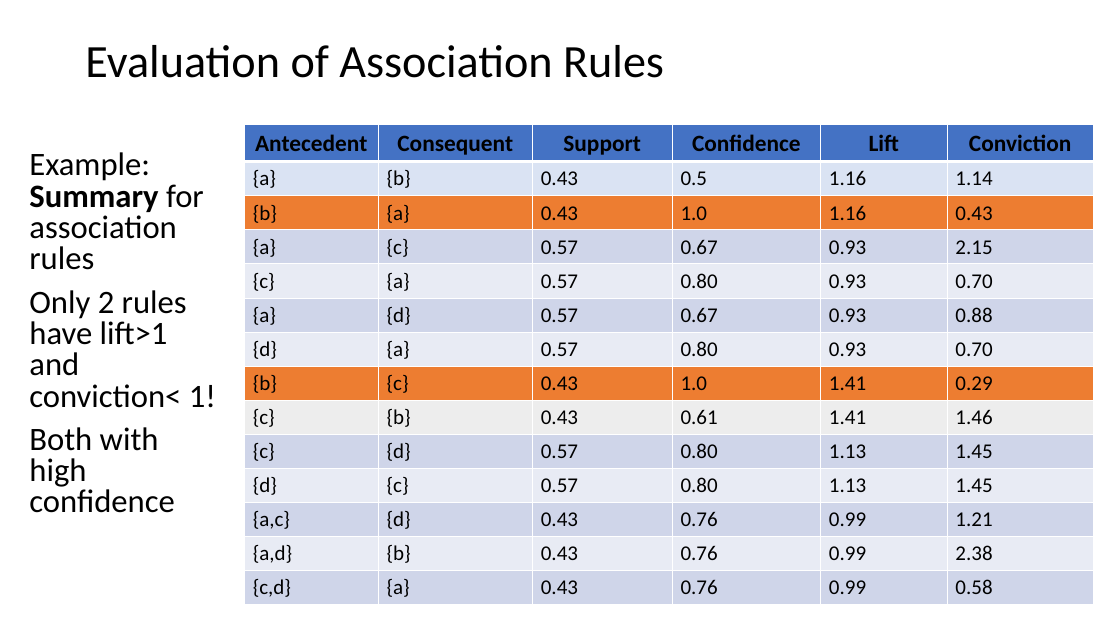
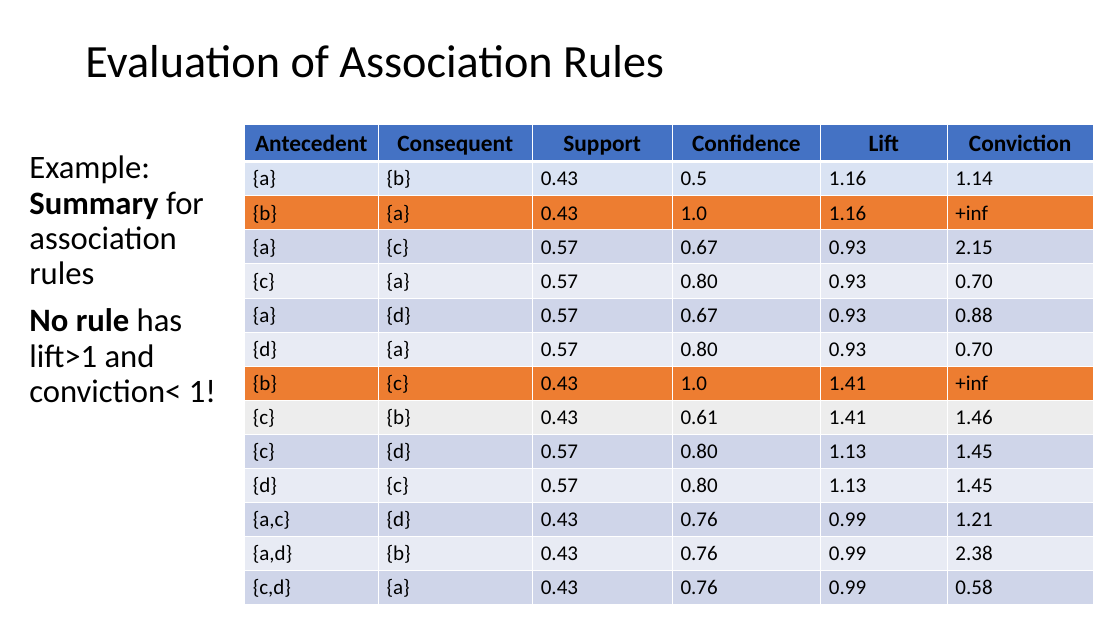
Before and after one commit to StephenElston/CSCI-E-108, a slide deck: slide 28 of slides/11_AssociationsFrequentItems.pptx. Drawn at 1120x630 pixels with LibreOffice and Linux fonts; fonts in the diff are those of the drawing. Boxes give left, top, right and bottom in pixels: in the first picture for what was removed or moved away, otherwise in the second. Text is boxed around its words. In the diff, an @@ line names an element or a change of style, - is before the commit and + after.

Commit message:
Corrected error on condifence slide and updated evaluation example.

```diff
--- a/slides/11_AssociationsFrequentItems.pptx
+++ b/slides/11_AssociationsFrequentItems.pptx
@@ table at (245,125,1094,605) @@
-row 3, column 6: 0.43
+row 3, column 6: +inf
-row 8, column 6: 0.29
+row 8, column 6: +inf
@@ text at (29,155,204,285): line spacing 0.8 to 0.9 @@
@@ text at (29,308,216,403): text changed @@
-Only 2 rules have lift>1 and conviction< 1!
-Both with high confidence
+No rule has lift>1 and conviction< 1!
```
Also in this commit, not shown: 1 other slide changed.
